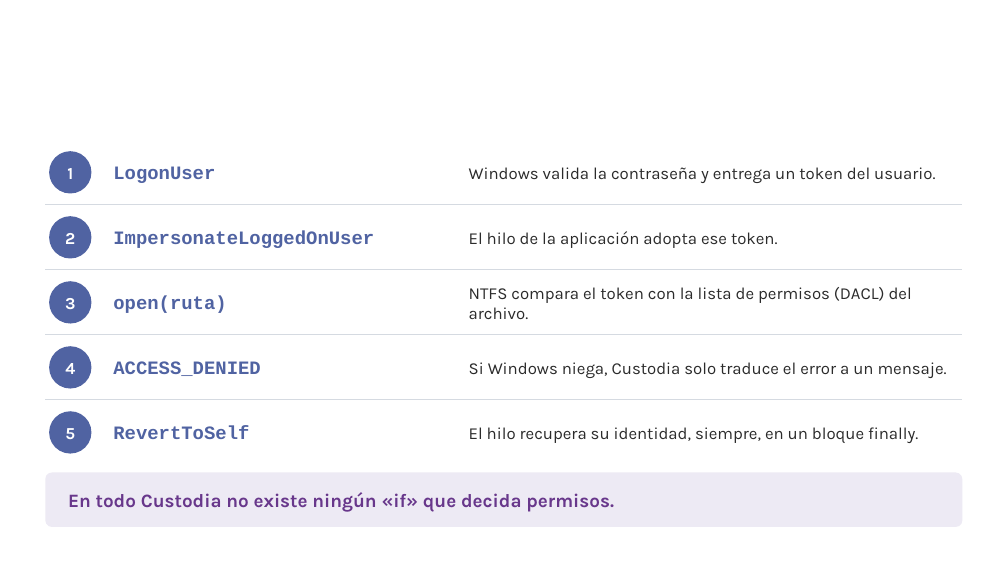
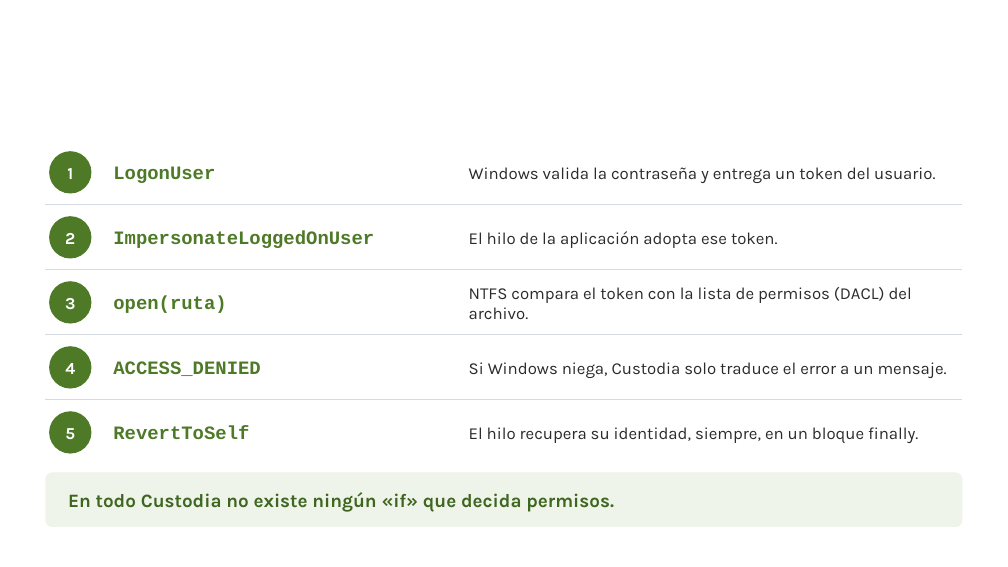
Before and after one commit to yanni2327/custodia, a slide deck: slide 5 of docs/Custodia_charla_TED.pptx (slide 4 before the commit). Drawn at 1008x567 pixels with LibreOffice and Linux fonts; fonts in the diff are those of the drawing; background and template pictures are left out. Boxes give left, top, right and bottom in pixels: in the first picture for what was removed or moved away, otherwise in the second. Text is boxed around its words. In the diff, an @@ line names an element or a change of style, - is before the commit and + after.

```diff
--- a/docs/Custodia_charla_TED.pptx
+++ b/docs/Custodia_charla_TED.pptx
@@ fill #5063A2 to #4E7A28 in 5 elements at (x1=49, y1=151, x2=91, y2=194), (x1=49, y1=216, x2=91, y2=259), (x1=49, y1=281, x2=91, y2=324), (x1=49, y1=346, x2=91, y2=389), (x1=49, y1=411, x2=91, y2=454) @@
@@ text colour #5063A2 to #4E7A28 in 5 elements at (x1=113, y1=166, x2=215, y2=183), (x1=113, y1=231, x2=374, y2=248), (x1=113, y1=296, x2=226, y2=313), (x1=113, y1=361, x2=260, y2=376), (x1=113, y1=426, x2=249, y2=439) @@
@@ rounded rectangle at (x1=45, y1=473, x2=963, y2=527): fill #EDEAF4 to #EEF4E9 @@
@@ text "En todo Custodia no existe ..." at (x1=68, y1=492, x2=614, y2=512): text colour #68378B to #3F6620 @@
```
Also in this commit, not shown: 8 other slides changed, 4 slides added, 1 other file.
